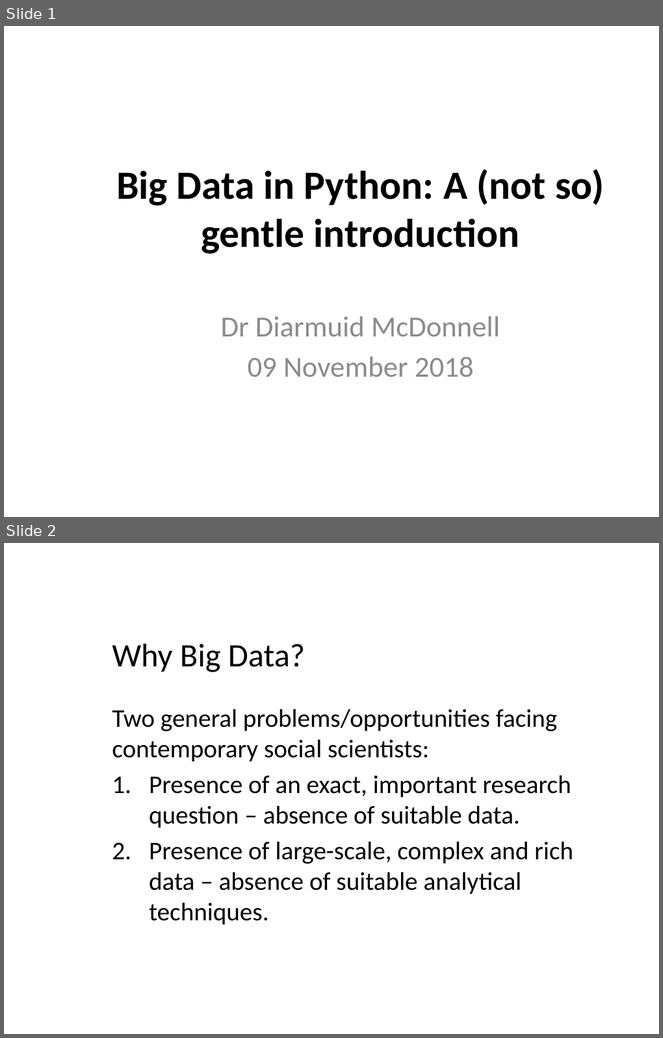
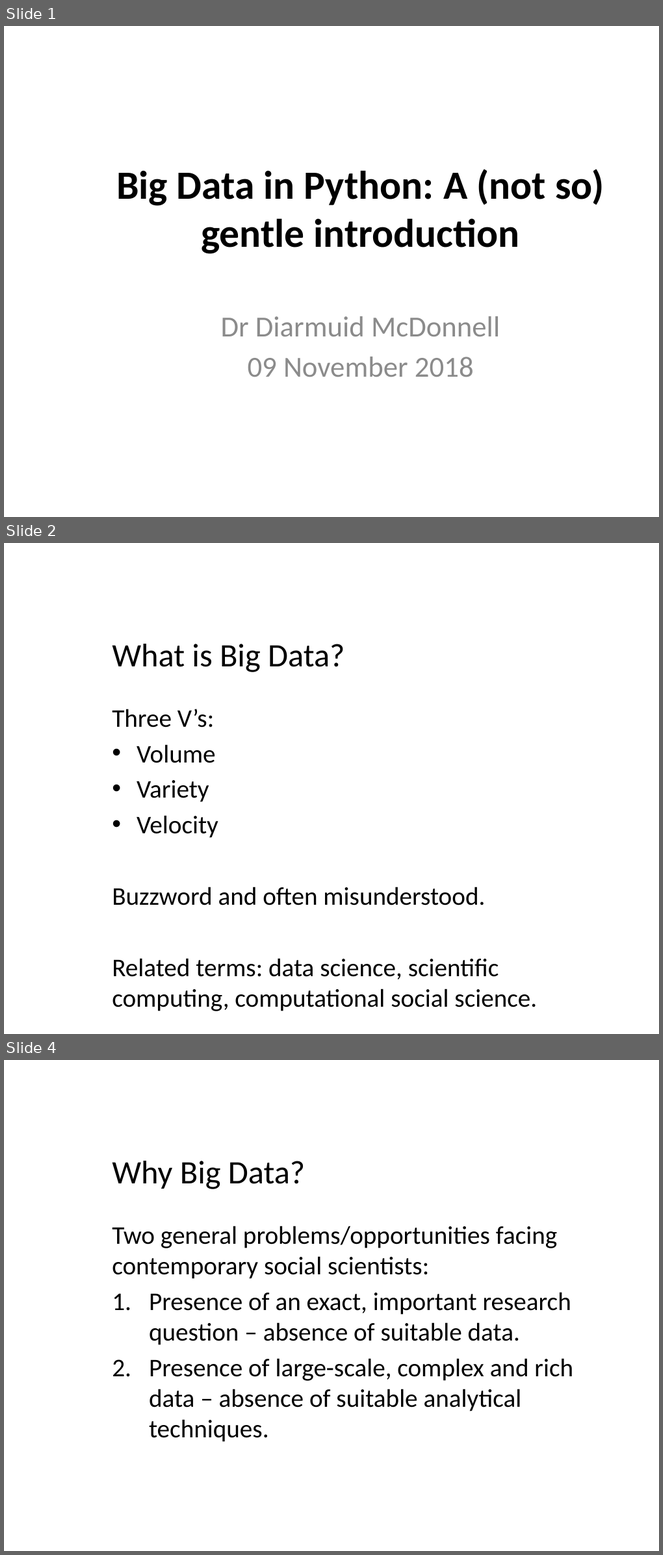
Before and after one commit to rahul-e/python-web-scraping, a slide deck: presentations/q-step_workshop_20181109.pptx. Shown one above the other, each under a label of ours: slides 1 and 2 before the commit, slides 1, 2 and 4 after it; the slides between them are not shown. The pictures are 663x1038 and 663x1555 pixels, drawn with LibreOffice and Linux fonts; fonts in the diff are those of the drawing; background and template pictures are left out. Boxes give left, top, right and bottom in pixels: in the first picture for what was removed or moved away, otherwise in the second. Text is boxed around its words. In the diff, an @@ line names an element or a change of style, - is before the commit and + after.

```diff
--- a/presentations/q-step_workshop_20181109.pptx
+++ b/presentations/q-step_workshop_20181109.pptx
@@ slide 2 added at (4, 543, 659, 1034), background picture (left out) @@
@@ title added at (112, 644, 345, 672), 36 pt, text #000000 @@
+What is Big Data?
@@ text added at (112, 709, 537, 1012), 28 pt, text #000000 @@
+Three V’s:
+• Volume
+• Variety
+• Velocity
+Buzzword and often misunderstood.
+Related terms: data science, scientific computing, computational social science.
@@ what was slide 2 is now slide 4 @@
```
Also in this commit, not shown: 1 slide changed, 1 other slide added.
